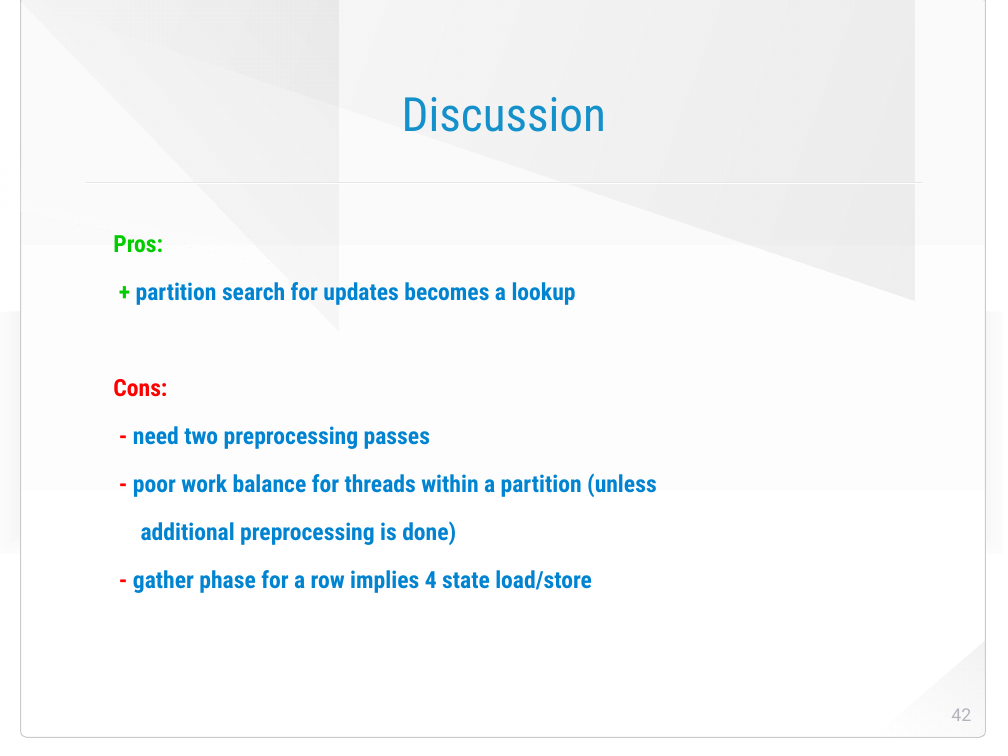
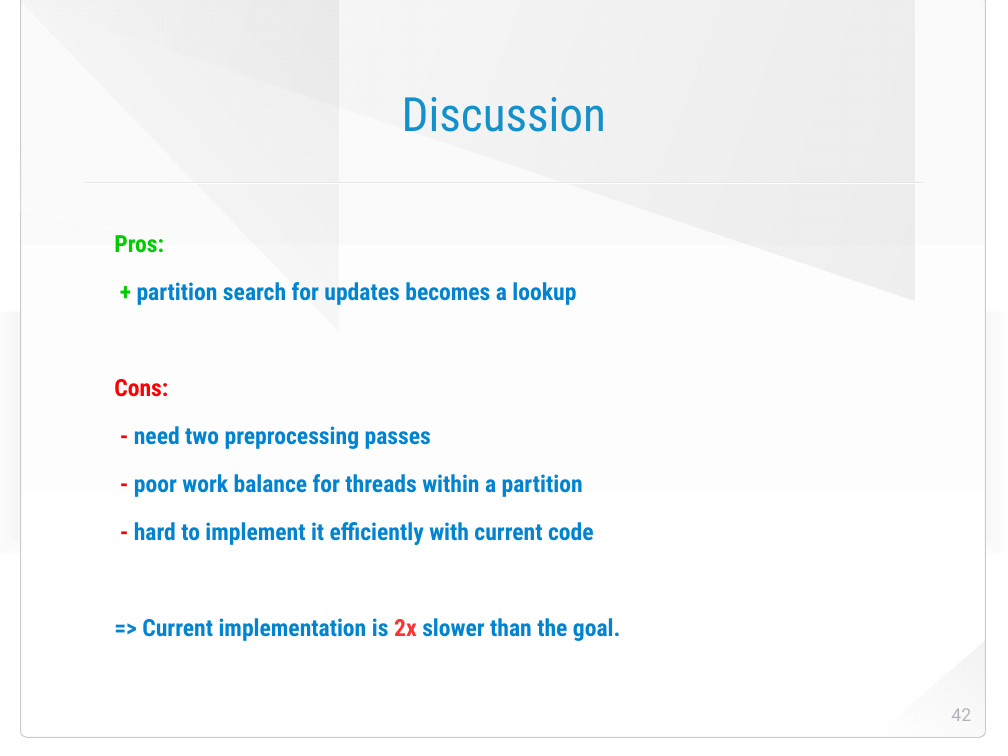
Before and after one commit to HaprianVlad/chaos, a slide deck: slide 42 of presentation.odp. Drawn at 1008x756 pixels with LibreOffice and Linux fonts; fonts in the diff are those of the drawing; background and template pictures are left out. Boxes give left, top, right and bottom in pixels: in the first picture for what was removed or moved away, otherwise in the second. Text is boxed around its words. In the diff, an @@ line names an element or a change of style, - is before the commit and + after.

```diff
--- a/presentation.odp
+++ b/presentation.odp
@@ text at bbox=[134, 474, 621, 641]: text changed @@
-- poor work balance for threads within a partition (unless
-additional preprocessing is done)
-- gather phase for a row implies 4 state load/store
+- poor work balance for threads within a partition
+- hard to implement it efficiently with current code
+=> Current implementation is 2x slower than the goal.
```
Also in this commit, not shown: 2 other slides changed, 1 slide added, 1 other file.
